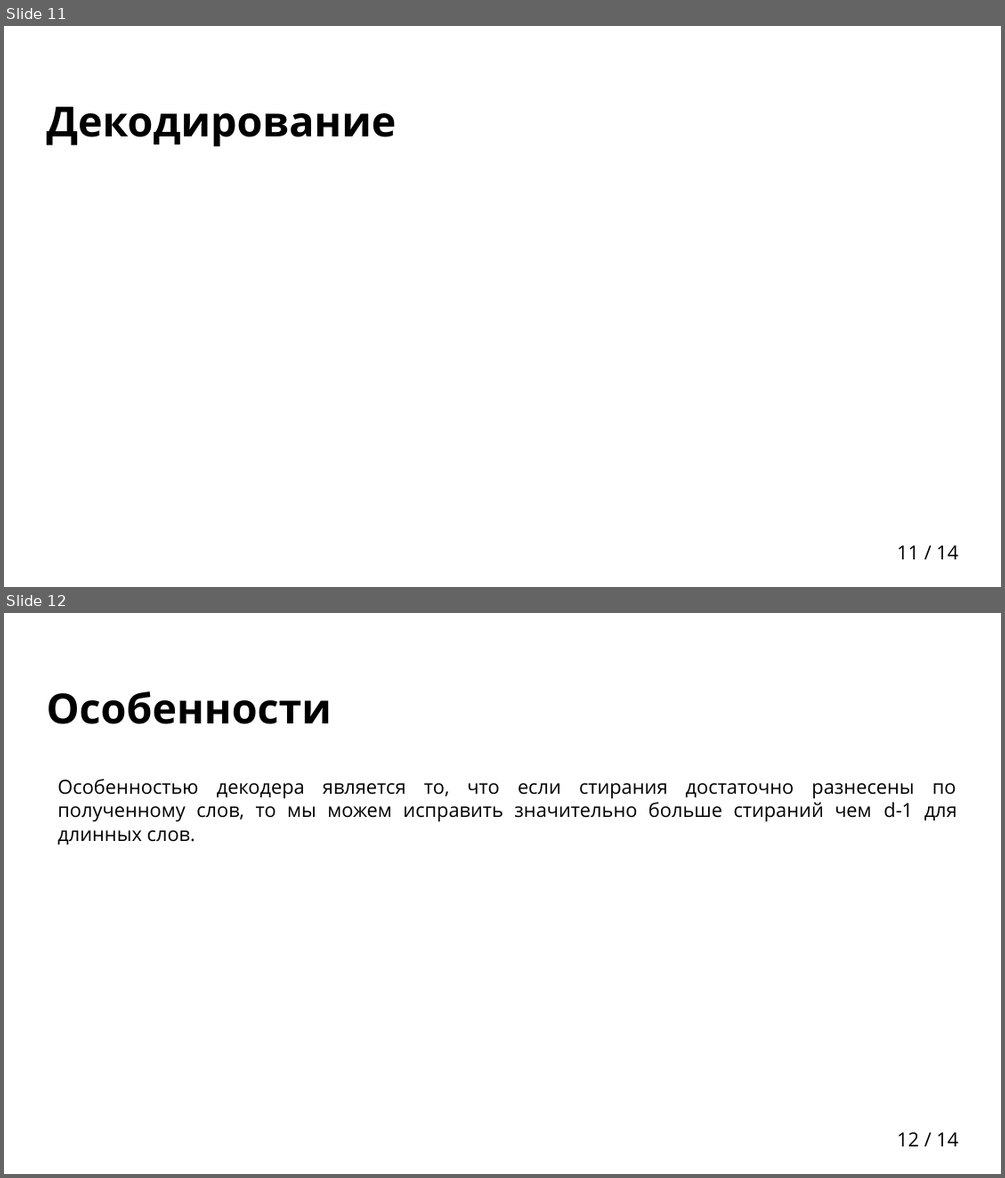
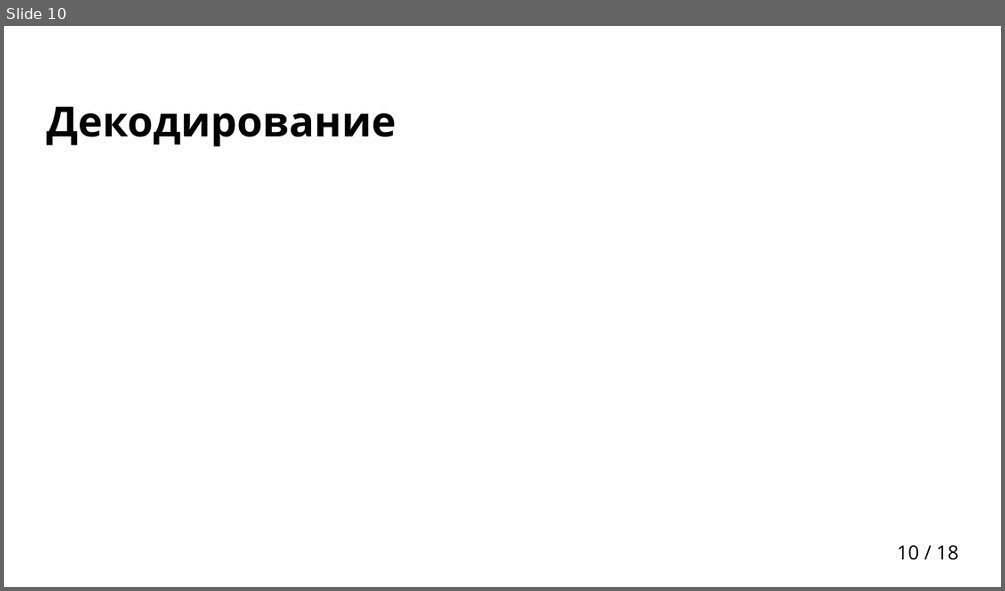
Before and after one commit to egalkin/bachelors_diploma, a slide deck: docs/presentation.pptx. Shown one above the other, each under a label of ours: slides 11 and 12 before the commit, slide 10 after it. The pictures are 1005x1178 and 1005x591 pixels, drawn with LibreOffice and Linux fonts; fonts in the diff are those of the drawing; grey boxes stand for pictures; background and template pictures are left out. Boxes give left, top, right and bottom in pixels: in the first picture for what was removed or moved away, otherwise in the second. Text is boxed around its words. In the diff, an @@ line names an element or a change of style, - is before the commit and + after.

```diff
--- a/docs/presentation.pptx
+++ b/docs/presentation.pptx
@@ slide 12 removed at box(4, 613, 1001, 1174), background picture (left out); not listed: 1 template element that a slide beside it also shows @@
@@ title removed at box(47, 691, 332, 724) @@
-Особенности
@@ text removed at box(57, 779, 957, 844) @@
-Особенностью декодера является то, что если стирания достаточно разнесены по полученному слов, то мы можем исправить значительно больше стираний чем d-1 для длинных слов.
@@ what was slide 11 is now slide 10 @@
@@ page number at box(897, 545, 958, 560): text changed @@
-11 / 14
+10 / 18
```
Also in this commit, not shown: 3 slides changed, 8 slides added, 3 other slides removed, 1 other file.
